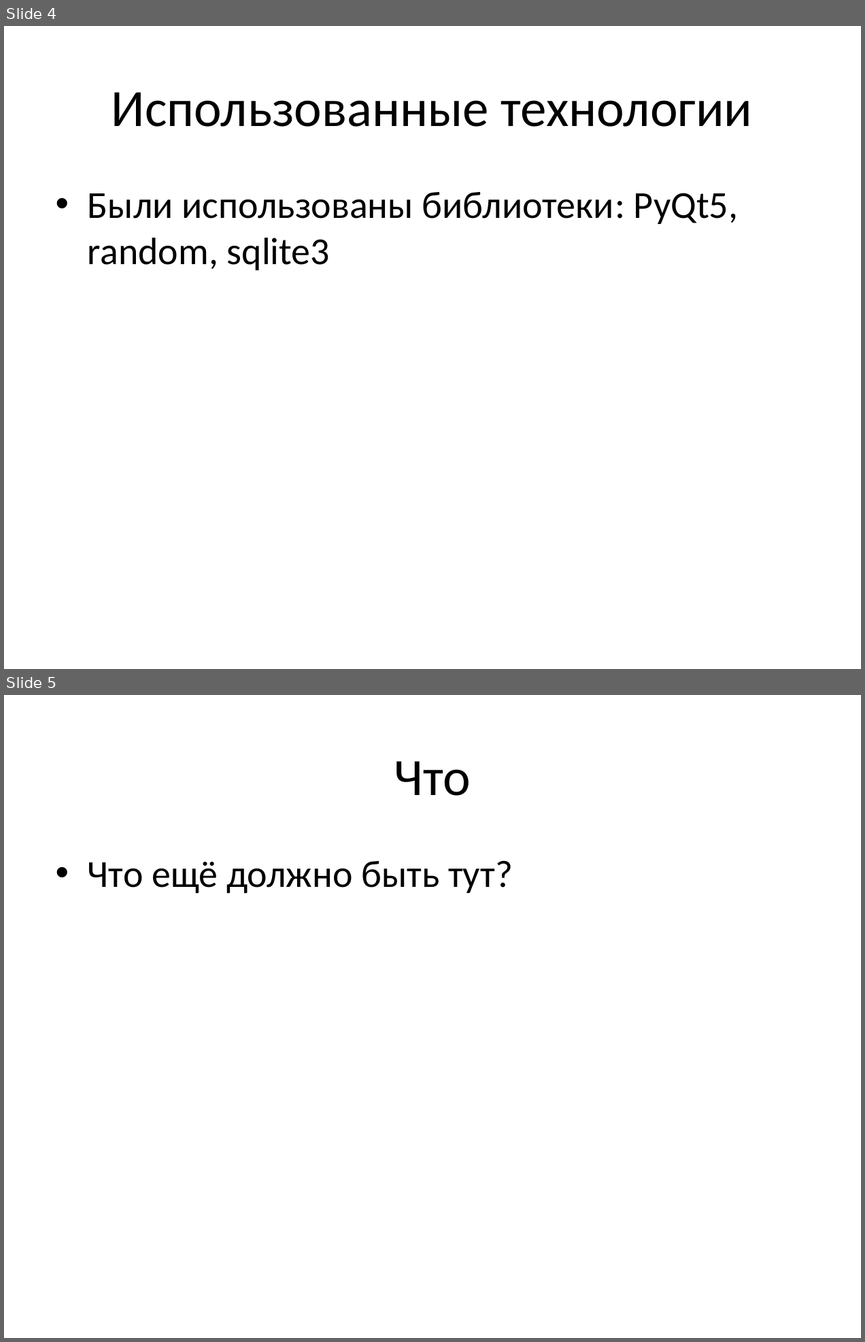
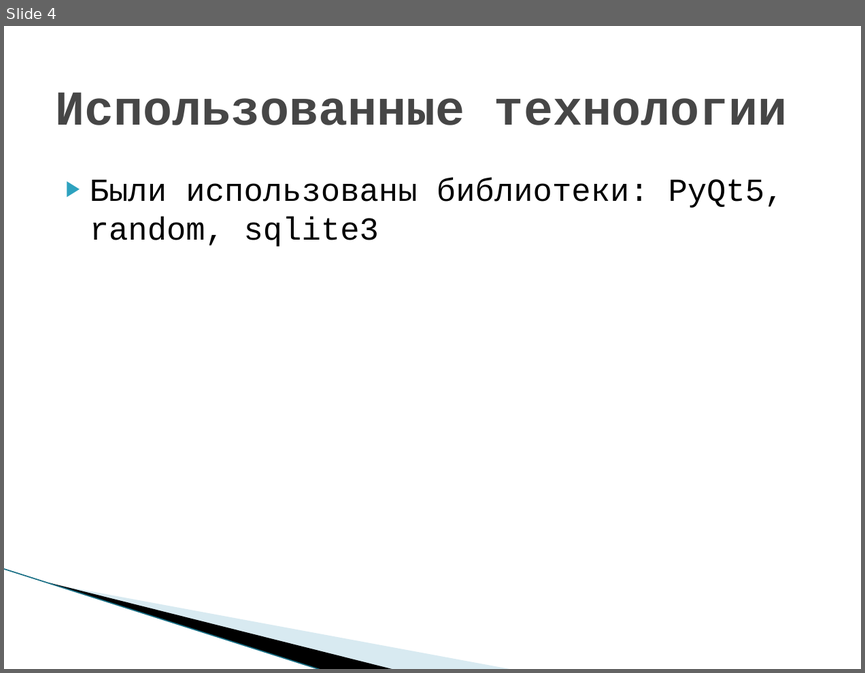
Before and after one commit to DebiKk-tech/DnDnD, a slide deck: Documents/presentation.pptx. Shown one above the other, each under a label of ours: slides 4 and 5 before the commit, slide 4 after it. The pictures are 865x1342 and 865x673 pixels, drawn with LibreOffice and Linux fonts; fonts in the diff are those of the drawing; background and template pictures are left out. Boxes give left, top, right and bottom in pixels: in the first picture for what was removed or moved away, otherwise in the second. Text is boxed around its words. In the diff, an @@ line names an element or a change of style, - is before the commit and + after.

```diff
--- a/Documents/presentation.pptx
+++ b/Documents/presentation.pptx
@@ slide 5 removed at [4, 695, 861, 1338], background #FFFFFF @@
@@ title removed at [394, 761, 470, 796] @@
-Что
@@ text removed at [88, 860, 513, 894] @@
-• Что ещё должно быть тут?
@@ slide 4 changed as well @@
@@ title "Использованные технологии" at [55, 92, 787, 125]: size 44 to 41 pt, font Calibri to Courier New, text colour #000000 to #464646, bold on; alignment centre to left @@
@@ text "Были использованы библиотеки: PyQt5, random, ...": place and size @@
-text "Были использованы библиотеки: PyQt5, random, ..." at [88, 192, 738, 270]
+text "Были использованы библиотеки: PyQt5, random, ..." at [90, 178, 783, 246]
@@ text "Были использованы библиотеки: PyQt5, random, ..." at [90, 178, 783, 246]: size 32 to 27 pt, font Calibri to Courier New; bullet • to ▶; less space between paragraphs @@
@@ line added from (4, 569) to (322, 669), #97C5D8 0.95 pt @@
@@ freeform shape added at [50, 582, 396, 669], fill #000000 @@
@@ freeform shape added at [51, 583, 514, 669], fill #A0CBDC at 40% opacity @@
```
Also in this commit, not shown: 3 other slides changed, 3 slides added, 5 other files.
